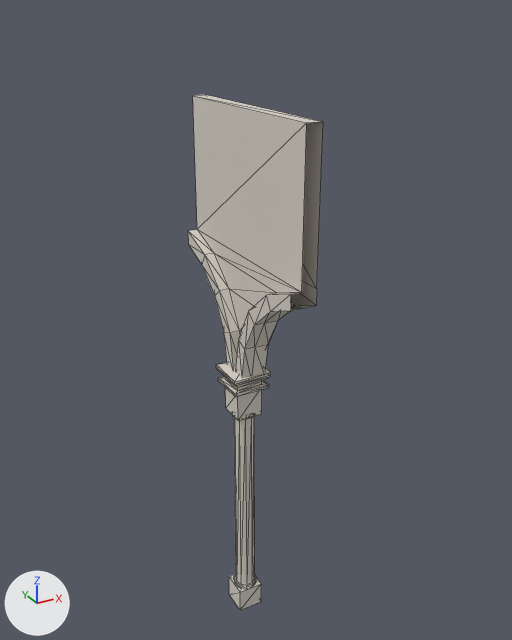
An edit to the FBX model Assets/Meshes/SM_Pillar.FBX, drawn before and after from the same camera.
Camera for both pictures: a 50 mm lens placed at (-13.6, -21.1, 3.6), pointed at (0.9, 5.2, -9.6). Every picture has the same lights, and +X, +Y and +Z are marked at lower left. Mesh edges are drawn as thin lines. Where no turn or scale is listed for an object, it has been applied to the vertices.

In view in the first picture: 'SM_Pillar'.
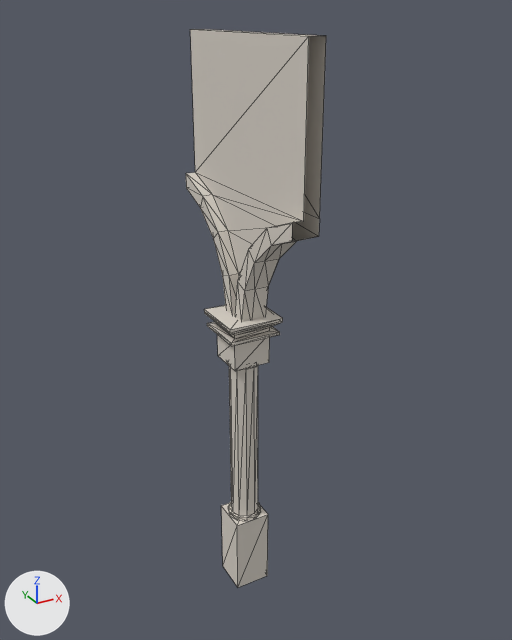
The change, as a diff of the scene's bpy script:
```diff
--- a/Assets/Meshes/SM_Pillar.FBX.py
+++ b/Assets/Meshes/SM_Pillar.FBX.py
@@ me_mesh @@
 me_mesh.from_pydata(...)  # 182 vertices, 336 faces; spans x -1.0..0.9, y 0.0..9.5, z -25.7..0.0
 # used by ob_sm_pillar; location = (0.0, 0.0, 0.0)
+# me_mesh part 1: the loose piece of 58 vertices spanning x -0.5..0.7, y 0.0..9.5, z -11.9..0.0 is moved by (0.0, 0.0, 2.8)
+# me_mesh part 2: the loose piece of 8 vertices spanning x -0.7..0.6, y 4.1..5.4, z -25.7..-24.4 is scaled about its middle by (1.38, 1.38, 3.15), then moved by (0.0, 0.0, 3.3)
+# me_mesh part 3: the loose piece of 80 vertices spanning x -0.6..0.6, y 4.2..5.4, z -24.5..-13.8 is scaled about its middle by (1.38, 1.38, 0.82), then moved by (0.0, 0.0, 3.7)
+# me_mesh part 4: the loose piece of 36 vertices spanning x -1.0..0.9, y 3.8..5.7, z -14.0..-11.7 is scaled about its middle by (1.38, 1.38, 1), then moved by (0.0, 0.0, 2.8)
 me_mesh.materials.append(mat_marble)
```

Pixel boxes (x1, y1, x2, y2) of what changed, in the pictures (512 x 640 px; the box of a moved part takes in the faces that stretch with it):
'SM_Pillar', reshaped (8% taller): before (188, 95, 323, 610); after (186, 29, 326, 587)
part 1 of me_mesh, moved or reshaped: before (188, 95, 323, 378); after (186, 29, 326, 322)
part 2 of me_mesh, moved or reshaped: before (229, 575, 261, 610); after (221, 502, 268, 587)
part 3 of me_mesh, moved or reshaped: before (232, 415, 256, 588); after (227, 364, 261, 520)
part 4 of me_mesh, moved or reshaped: before (216, 362, 271, 420); after (204, 305, 283, 371)
